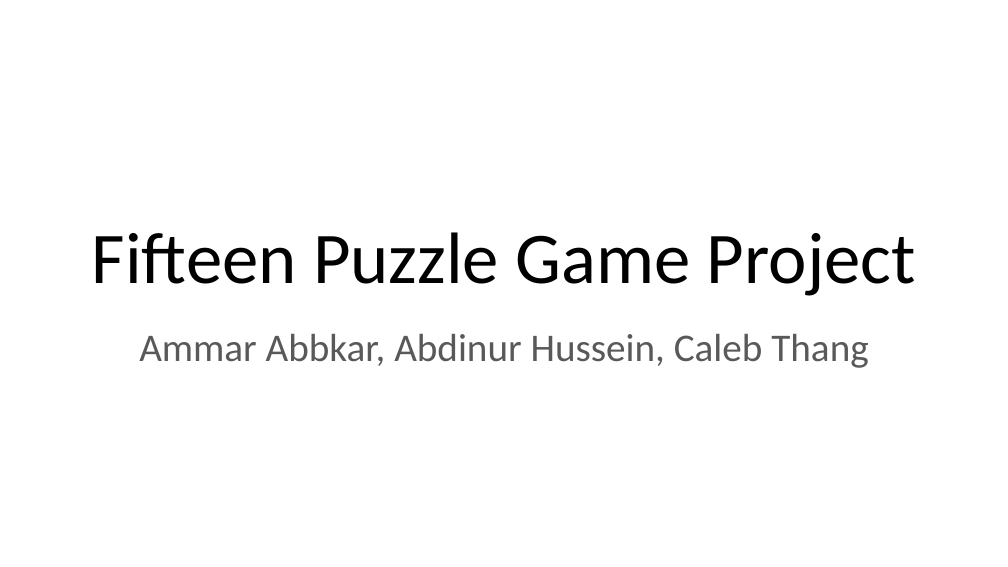
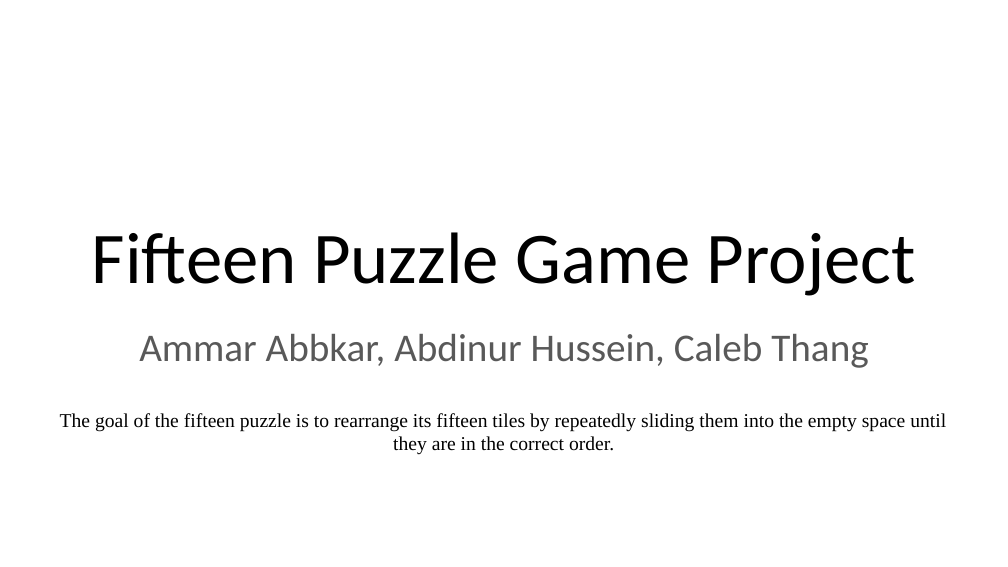
Before and after one commit to calebthang/web_pro_project3_ammarteam, a slide deck: slide 1 of Fifteen Puzzle Game Project.pptx. Drawn at 1008x567 pixels with LibreOffice and Linux fonts; fonts in the diff are those of the drawing. Boxes give left, top, right and bottom in pixels: in the first picture for what was removed or moved away, otherwise in the second. Text is boxed around its words. In the diff, an @@ line names an element or a change of style, - is before the commit and + after.

Commit message:
Updated the PPT

```diff
--- a/Fifteen Puzzle Game Project.pptx
+++ b/Fifteen Puzzle Game Project.pptx
@@ text added at [60,413,946,455], 14 pt, text #000000 @@
+The goal of the fifteen puzzle is to rearrange its fifteen tiles by repeatedly sliding them into the empty space until they are in the correct order.
```
Also in this commit, not shown: 1 slide removed.
